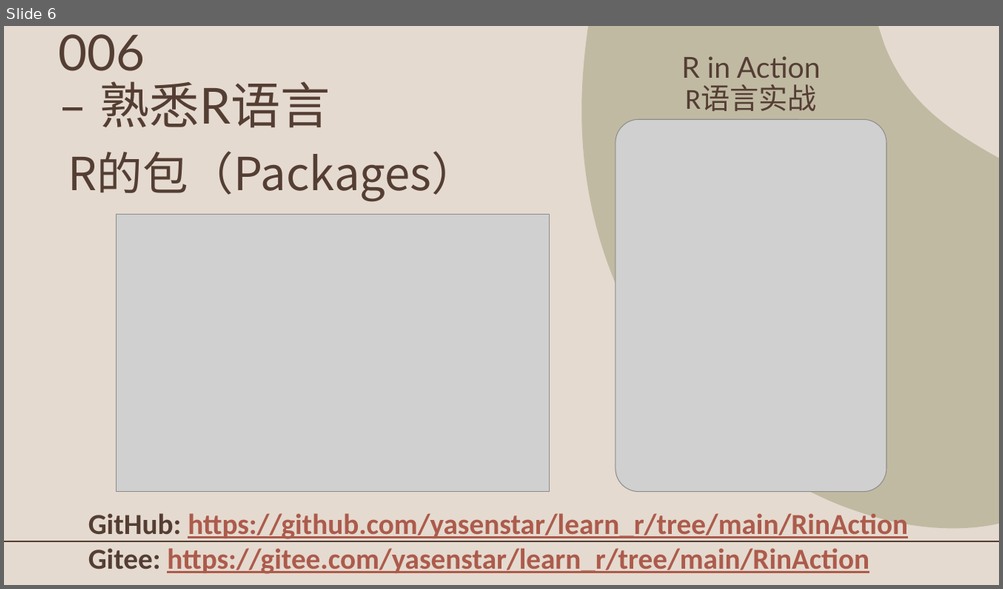
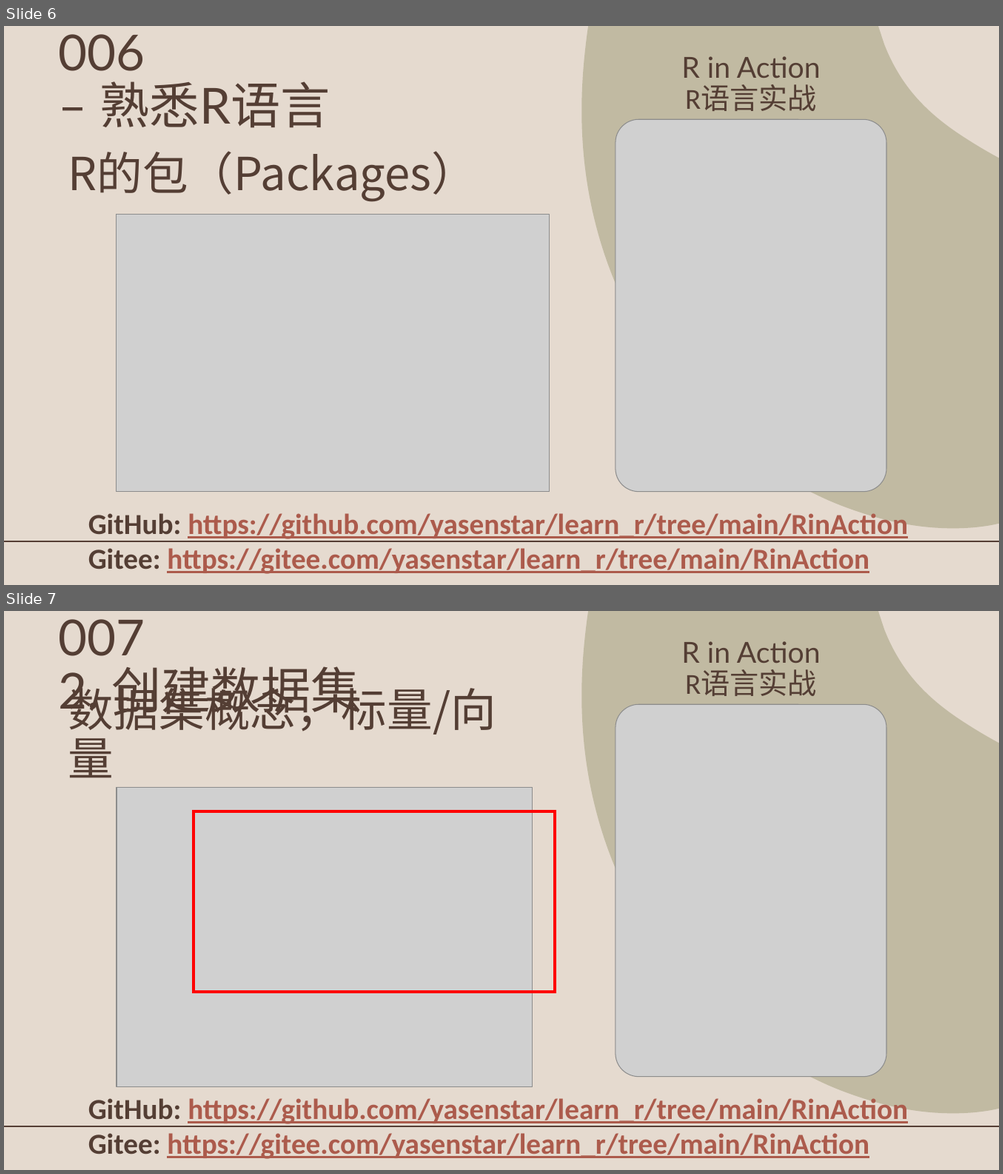
Before and after one commit to yasenstar/learn_r, a slide deck: RinAction/R_in_Action.pptx. Shown one above the other, each under a label of ours: slide 6 before the commit, slides 6 and 7 after it. The pictures are 1003x589 and 1003x1174 pixels, drawn with LibreOffice and Linux fonts; fonts in the diff are those of the drawing; grey boxes stand for pictures; background and template pictures are left out. Boxes give left, top, right and bottom in pixels: in the first picture for what was removed or moved away, otherwise in the second. Text is boxed around its words. In the diff, an @@ line names an element or a change of style, - is before the commit and + after.

```diff
--- a/RinAction/R_in_Action.pptx
+++ b/RinAction/R_in_Action.pptx
@@ slide 7 added at <box>4,611,999,1170</box>, background #E5DACF; not listed: 2 template elements that a slide beside it also shows @@
@@ title added at <box>59,619,361,721</box>, 48 pt, text #543E34 @@
+007
+2. 创建数据集
@@ text added at <box>681,641,820,696</box>, 28 pt, text #543E34 @@
+R in Action
+R语言实战
@@ text added at <box>68,680,496,778</box>, 44 pt, text #543E34 @@
+数据集概念，标量/向量
@@ picture added at <box>615,704,886,1076</box> @@
@@ picture added at <box>116,787,532,1087</box> @@
@@ rectangle added at <box>193,812,555,992</box>, outline #FF0000 3 pt @@
@@ text added at <box>88,1095,908,1159</box>, 28 pt, text #AC5B4C, bold, underline @@
+GitHub: https://github.com/yasenstar/learn_r/tree/main/RinAction
+Gitee: https://gitee.com/yasenstar/learn_r/tree/main/RinAction
```
Also in this commit, not shown: 2 other files.
